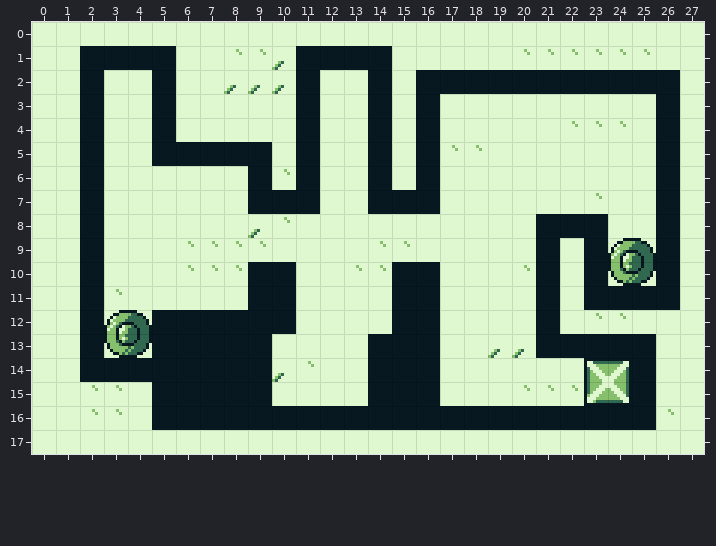
One commit to this Tiled map: tiled/level 4-5.tmx. The picture above is the old version.
Cells are 8x8 px. Shown: x 0..27, y 0..17.
And afterwards:
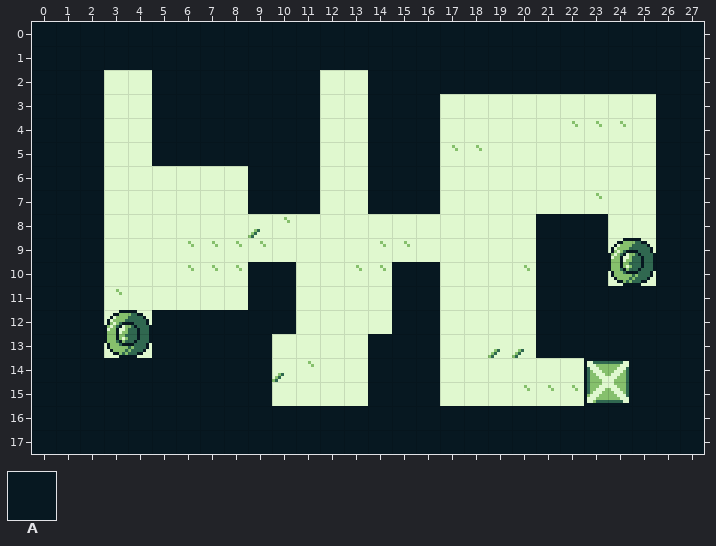
Key: from "background_tiles": A 0.
_ is an empty cell.
Changes in this commit:
Layer "walls":
y 0: x 0..27 ____________________________ -> AAAAAAAAAAAAAAAAAAAAAAAAAAAA
y 1: x 0..1 __ -> AA; x 6..10 _____ -> AAAAA; x 15..27 _____________ -> AAAAAAAAAAAAA
y 2..4: x 0..1 __ -> AA; x 6..10 _____ -> AAAAA; x 15 _ -> A; x 27 _ -> A
y 5..6: x 0..1 __ -> AA; x 10 _ -> A; x 15 _ -> A; x 27 _ -> A
y 7..8: x 0..1 __ -> AA; x 27 _ -> A
y 9..11: x 0..1 __ -> AA; x 22 _ -> A; x 27 _ -> A
y 12: x 0..1 __ -> AA; x 22..27 ______ -> AAAAAA
y 13..14: x 0..1 __ -> AA; x 26..27 __ -> AA
y 15..16: x 0..4 _____ -> AAAAA; x 26..27 __ -> AA
y 17: x 0..27 ____________________________ -> AAAAAAAAAAAAAAAAAAAAAAAAAAAA
Pixel boxes of the changes (left, top, right, bottom) in both pictures:
added: (32, 22, 704, 454)
